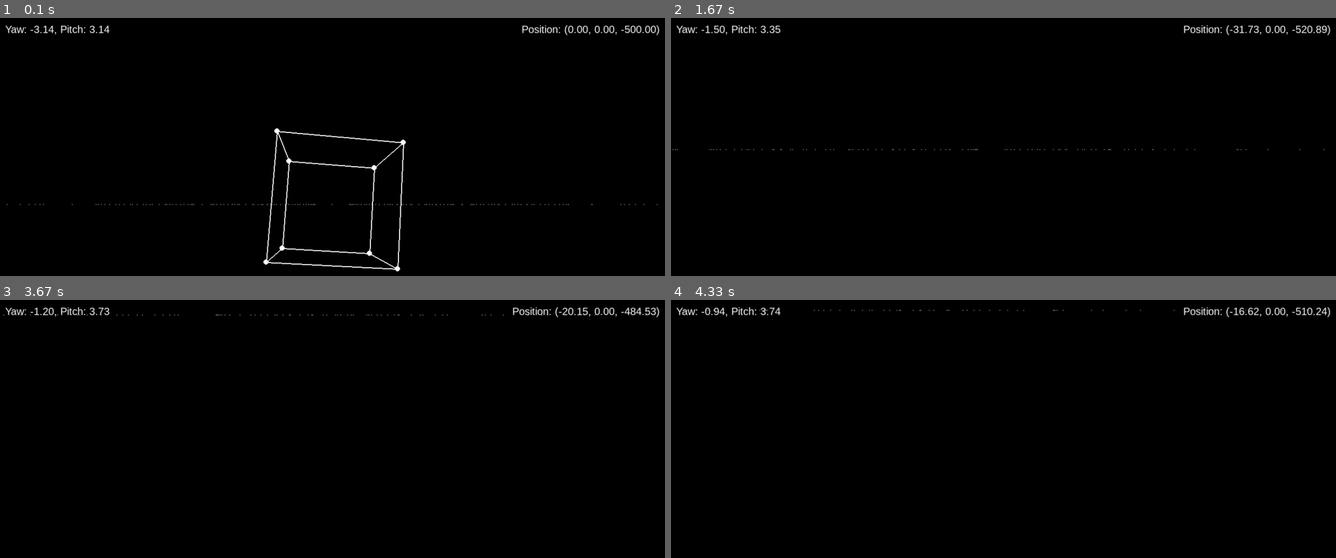
Above: before the commit, frames 1-4 (two rows, left to right).
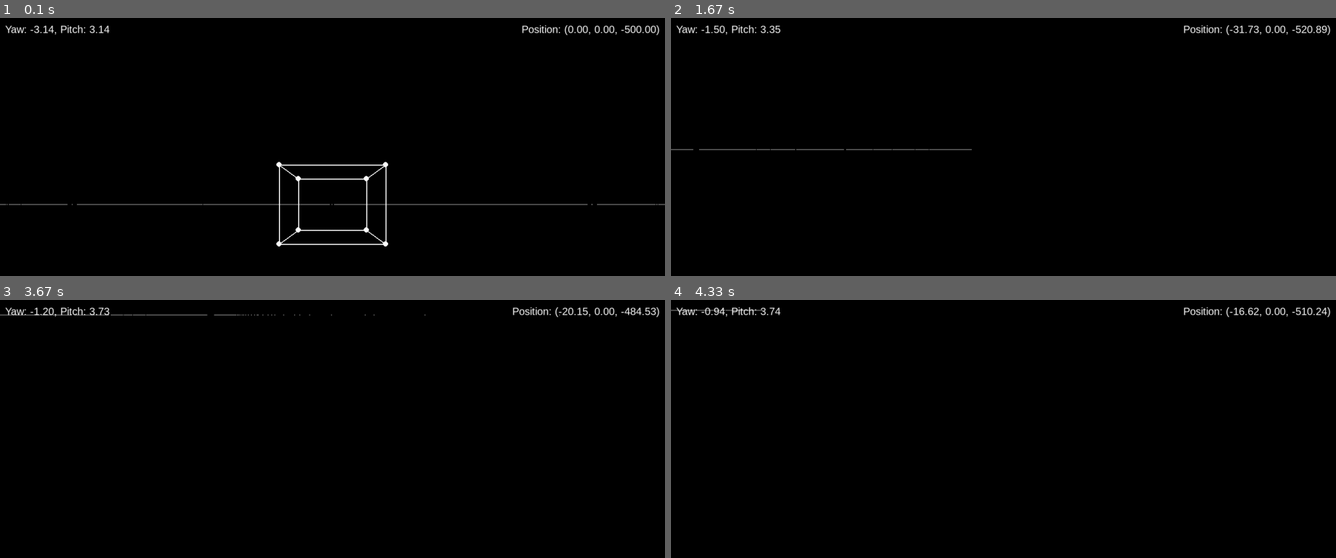
Above: after the commit, the same moments.

Repository: LolekLiam/pygame-3d-renderer
Game: pygame game, started from game.py
Two runs of this game, one before a commit and one after it. Both use one fixed random seed, a clock stepped at 60 frames per second and the inputs below.
Inputs (mouse positions are in pixels of both pictures, inside the frame that each line leads up to):
- Up to frame 1 (0.1 s): no input
- Up to frame 2 (1.67 s): hold D 0.33-0.8 s; move the mouse to (976, 221) at 0.37 s; hold W 0.83-1.3 s; move the mouse to (843, 206) at 0.87 s; hold D from 1.33 s (still down); move the mouse to (1103, 74) at 1.37 s
- Up to frame 3 (3.67 s): release D at 1.8 s; hold A 1.83-2.37 s; move the mouse to (345, 359) at 1.87 s; hold S 2.4-2.87 s; move the mouse to (339, 524) at 2.43 s; hold A 2.9-3.37 s; move the mouse to (505, 545) at 2.93 s; hold W from 3.4 s (still down); move the mouse to (505, 452) at 3.43 s
- Up to frame 4 (4.33 s): release W at 3.87 s; hold D from 3.9 s (still down); move the mouse to (1242, 457) at 3.93 s

The runs differ from the first frame. In frame 1, 2.2% of the frame differs, in the area x 0-100%, y 42-99%; in frame 2, 0.1%; in frame 3, 0.2%; in frame 4, 0.1%.

Commit message:
fifth version

Diff:
--- a/game.py
+++ b/game.py
@@ -7,40 +7,39 @@
 clock = pygame.time.Clock()
 running = True
 
-# Camera settings (persistent across frames)
-cam_x, cam_y, cam_z = 0, 0, -500  # Initial camera position (farther away)
-move_speed = 1  # Faster movement speed
+# cam settings
+cam_x, cam_y, cam_z = 0, 0, -500
+cam_f = 500
+move_speed = 1
 mouse_sensitivity = 0.002
 
-# Camera rotation (yaw and pitch)
-cam_yaw = -math.pi  # Left/right rotation
-cam_pitch = math.pi  # Up/down rotation
-
-# Cube rotation (roll, pitch, yaw)
-angle_x, angle_y, angle_z = 0.01, 0.01, 0.01  # Cube's rotation angles
-
-# Mouse control settings
+# cam rotation
+cam_yaw = -math.pi  # left/right
+cam_pitch = math.pi  # up/down
+
+# cube rotation (roll, pitch, yaw)
+angle_x, angle_y, angle_z = 0.0, 0.0, 0.0
+
+# mouse control
 mouse_locked = True
 pygame.mouse.set_visible(False)
 pygame.event.set_grab(True)
 
-# Font for displaying text
 font = pygame.font.SysFont("Arial", 20)
 
-
 class Render:
-    def __init__(self, x, y, z, f, size):
+    def __init__(self, x, y, z, f): # def __init__(self, x, y, z, f, size): (old code)
         self.x = x
         self.y = y
         self.z = z
-        self.f = f  # Perspective factor (view distance)
-        self.size = size  # Scale factor
-
-    def scale(self):
-        """Scale the object (size adjustment)."""
-        self.x *= self.size
-        self.y *= self.size
-        self.z *= self.size
+        self.f = f  # perspective (view distance)
+        #self.size = size  # scale
+
+    #def scale(self):
+        #"""Scale the object (size adjustment)."""
+        #self.x *= self.size
+        #self.y *= self.size
+        #self.z *= self.size
 
     def rotate_x(self, angle_x):
         """Rotate around the X-axis (pitch)."""
@@ -68,94 +67,93 @@
 
     def project(self):
         """Project the 3D point to 2D screen coordinates."""
-        if self.z <= 0.1:  # Prevent division by very small or negative numbers
-            return None  # Don't render points behind or too close to the camera
+        if self.z <= 0.1:  # prevent division by very small or negative numbers
+            return None  # don't render points behind or too close to cam
 
         proj_x = (self.x / self.z) * self.f
         proj_y = (self.y / self.z) * self.f
         return (int(proj_x + 640), int(proj_y + 360))
 
     def process(self, cam_x, cam_y, cam_z, cam_yaw, cam_pitch, angle_x, angle_y, angle_z):
-        self.scale()
-
-        # Rotate the cube around its own center
+        #self.scale()
+
+        # rotate the cube around its own center
         self.rotate_x(angle_x)
         self.rotate_y(angle_y)
         self.rotate_z(angle_z)
 
-        # Translate relative to the camera
+        # translate relative to the cam
         self.x -= cam_x
         self.y -= cam_y
         self.z -= cam_z
 
-        # Rotate the cube relative to the camera's yaw and pitch
-        self.rotate_y(cam_yaw)  # Apply camera yaw (left/right)
-        self.rotate_x(cam_pitch)  # Apply camera pitch (up/down)
+        # rotate the cube relative to the cam yaw and pitch
+        self.rotate_y(cam_yaw)  # apply cam yaw (left/right)
+        self.rotate_x(cam_pitch)  # apply cam pitch (up/down)
 
         return self.project()
 
 
-def draw_cube(angle_x, angle_y, angle_z, cam_x, cam_y, cam_z, cam_yaw, cam_pitch):
-    """Create a rotating cube and project its vertices."""
-    # Define the cube's vertices (reset every frame)
+def draw_cube(cube_x, cube_y, cube_z, scale, angle_x, angle_y, angle_z, cam_x, cam_y, cam_z, cam_yaw, cam_pitch):
+    # cube vertices (reset every frame)
     vertices = [
-        Render(1, 1, 1, 500, 100),
-        Render(-1, 1, 1, 500, 100),
-        Render(-1, -1, 1, 500, 100),
-        Render(1, -1, 1, 500, 100),
-        Render(1, 1, -1, 500, 100),
-        Render(-1, 1, -1, 500, 100),
-        Render(-1, -1, -1, 500, 100),
-        Render(1, -1, -1, 500, 100),
+        Render(cube_x+scale, cube_y+scale, cube_z+scale, cam_f),
+        Render(-cube_x-scale, cube_y+scale, cube_z+scale, cam_f),
+        Render(-cube_x-scale, -cube_y-scale, cube_z+scale, cam_f),
+        Render(cube_x+scale, -cube_y-scale, cube_z+scale, cam_f),
+        Render(cube_x+scale, cube_y+scale, -cube_z-scale, cam_f),
+        Render(-cube_x-scale, cube_y+scale, -cube_z-scale, cam_f),
+        Render(-cube_x-scale, -cube_y-scale, -cube_z-scale, cam_f),
+        Render(cube_x+scale, -cube_y-scale, -cube_z-scale, cam_f)
     ]
 
-    # Cube's edges
+    # cube edges
     edges = [
         (0, 1), (1, 2), (2, 3), (3, 0),
         (4, 5), (5, 6), (6, 7), (7, 4),
         (0, 4), (1, 5), (2, 6), (3, 7)
     ]
 
-    # Process and store projected points
+    # process and store projected points
     projected_vertices = []
     for v in vertices:
         projected = v.process(cam_x, cam_y, cam_z, cam_yaw, cam_pitch, angle_x, angle_y, angle_z)
-        if projected:  # Only render points in front of the camera
+        if projected:  # only render points in front of cam
             projected_vertices.append(projected)
 
-    # Draw edges (only if both vertices are visible)
+    # draw edges only if both vertices are visible
     for start, end in edges:
         if start < len(projected_vertices) and end < len(projected_vertices):
             pygame.draw.line(screen, (255, 255, 255), projected_vertices[start], projected_vertices[end], 2)
 
-    # Draw vertices
+    # draw vertices
     for p in projected_vertices:
         pygame.draw.circle(screen, (255, 255, 255), p, 5)
 
     return angle_x, angle_y, angle_z
 
-
 def draw_grid(cam_x, cam_y, cam_z, cam_yaw, cam_pitch):
-    """Draw a grid on the ground for visual reference."""
-    grid_size = 10
-    grid_step = 1
+    grid_size = 500
+    grid_step = 10
     for x in range(-grid_size, grid_size + 1, grid_step):
         for z in range(-grid_size, grid_size + 1, grid_step):
-            # Create a point on the grid
-            point = Render(x, 0, z, 500, 100)
+            # create a point on the grid
+            point = Render(x, 0, z, cam_f)
             projected = point.process(cam_x, cam_y, cam_z, cam_yaw, cam_pitch, 0, 0, 0)
             if projected:
                 pygame.draw.circle(screen, (100, 100, 100), projected, 1)
 
+# function for doing nothing
+def do_nothing():
+    return None
 
 def draw_text():
-    """Draw camera direction and position on the screen."""
-    # Camera direction (yaw and pitch)
+    # cam direction (yaw and pitch)
     direction_text = f"Yaw: {cam_yaw:.2f}, Pitch: {cam_pitch:.2f}"
     direction_surface = font.render(direction_text, True, (255, 255, 255))
     screen.blit(direction_surface, (10, 10))
 
-    # Camera position (x, y, z)
+    # cam position (x, y, z)
     position_text = f"Position: ({cam_x:.2f}, {cam_y:.2f}, {cam_z:.2f})"
     position_surface = font.render(position_text, True, (255, 255, 255))
     screen.blit(position_surface, (screen.get_width() - position_surface.get_width() - 10, 10))
@@ -175,48 +173,51 @@
                 pygame.mouse.set_visible(False)
                 pygame.event.set_grab(True)
 
-    # Handle keyboard input for camera movement
     keys = pygame.key.get_pressed()
     if keys[pygame.K_w]:
-        # Move forward relative to camera yaw
         cam_x += move_speed * math.sin(cam_yaw)
         cam_z -= move_speed * math.cos(cam_yaw)
     if keys[pygame.K_s]:
-        # Move backward relative to camera yaw
         cam_x -= move_speed * math.sin(cam_yaw)
         cam_z += move_speed * math.cos(cam_yaw)
     if keys[pygame.K_a]:
-        # Strafe left relative to camera yaw
         cam_x -= move_speed * math.cos(cam_yaw)
         cam_z -= move_speed * math.sin(cam_yaw)
     if keys[pygame.K_d]:
-        # Strafe right relative to camera yaw
         cam_x += move_speed * math.cos(cam_yaw)
         cam_z += move_speed * math.sin(cam_yaw)
     if keys[pygame.K_SPACE]:
-        cam_y += move_speed  # Move up
+        cam_y += move_speed
     if keys[pygame.K_LSHIFT]:
-        cam_y -= move_speed  # Move down
-
-    # Handle mouse movement for camera rotation
+        cam_y -= move_speed
+
     if mouse_locked:
         mouse_dx, mouse_dy = pygame.mouse.get_rel()
-        cam_yaw += mouse_dx * mouse_sensitivity  # Yaw (left/right)
-        cam_pitch += mouse_dy * mouse_sensitivity  # Pitch (up/down)
-
-        # Clamp pitch to avoid flipping
+        cam_yaw += mouse_dx * mouse_sensitivity
+        cam_pitch += mouse_dy * mouse_sensitivity
+
+        # clamp pitch by radians
         cam_pitch = max(math.pi/2, min((3*math.pi)/2, cam_pitch))
 
-    # Increment the cube's rotation angles for animation
-    angle_x += 0.01
-    angle_y += 0.01
-    angle_z += 0.01
-
-    screen.fill("black")  # Clear the screen
-    draw_grid(cam_x, cam_y, cam_z, cam_yaw, cam_pitch)  # Draw grid for visual reference
-    angle_x, angle_y, angle_z = draw_cube(angle_x, angle_y, angle_z, cam_x, cam_y, cam_z, cam_yaw, cam_pitch)  # Draw cube
-    draw_text()  # Draw camera direction and position
-    pygame.display.flip()  # Update the display
-    clock.tick(60)  # Control the frame rate
+    # cube rotation
+    #angle_x += 0.01
+    #angle_y += 0.01
+    #angle_z += 0.01
+
+    screen.fill("black")
+    draw_grid(cam_x, cam_y, cam_z, cam_yaw, cam_pitch)
+    # draw cube with custom width, height and lenght
+    angle_x, angle_y, angle_z = draw_cube(30, 10, 60, 50, angle_x, angle_y, angle_z, cam_x, cam_y, cam_z, cam_yaw, cam_pitch) # width, height, lenght, scale
+    draw_text()
+    pygame.display.flip()
+    clock.tick(60)
 
 pygame.quit()
+
+# todo:
+# - make draw cube accept coords based on where the origin point/absolute center of the cube would be
+# - fix camera bug where putting the mouse back in focus affects the camera
+# - make cube grid
+# - add collision and movement physics
+# - make the rest of the game
+# - try not to go insane
